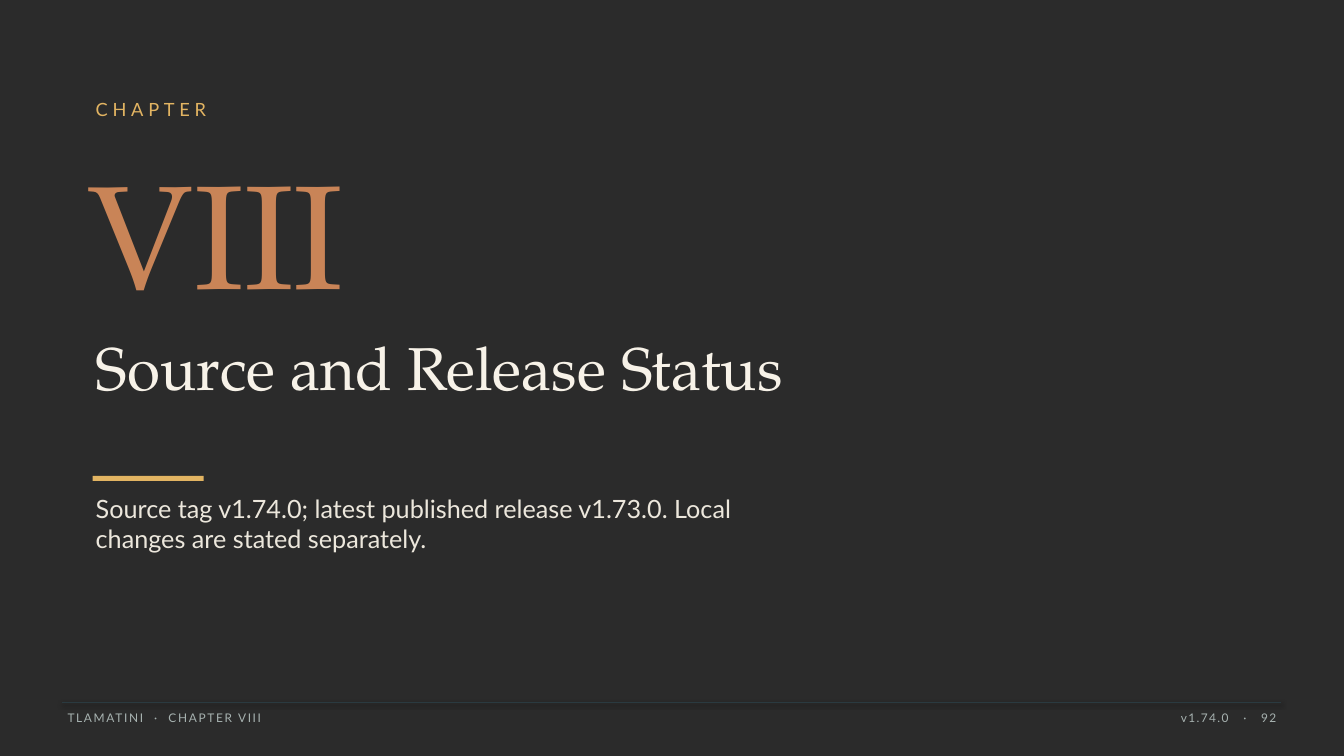
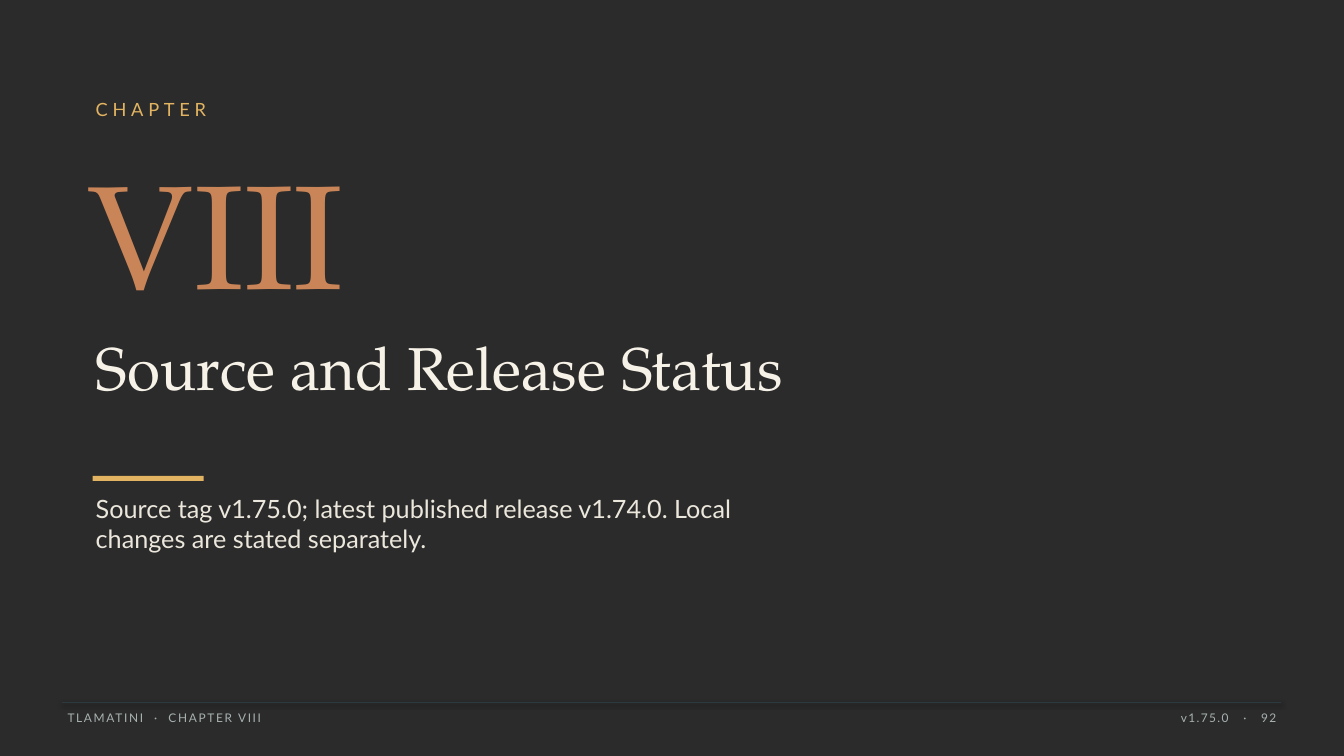
Before and after one commit to XAIHT/Tlamatini, a slide deck: slide 92 of Tlamatini_eXtended_Artificial_Intelligence_Humanly_Tempered.pptx. Drawn at 1344x756 pixels with LibreOffice and Linux fonts; fonts in the diff are those of the drawing; background and template pictures are left out; a plain dark background stands for a picture behind light text. Boxes give left, top, right and bottom in pixels: in the first picture for what was removed or moved away, otherwise in the second. Text is boxed around its words. In the diff, an @@ line names an element or a change of style, - is before the commit and + after.

```diff
--- a/Tlamatini_eXtended_Artificial_Intelligence_Humanly_Tempered.pptx
+++ b/Tlamatini_eXtended_Artificial_Intelligence_Humanly_Tempered.pptx
@@ text at bbox=[96, 499, 731, 552]: text changed @@
-Source tag v1.74.0; latest published release v1.73.0. Local changes are stated separately.
+Source tag v1.75.0; latest published release v1.74.0. Local changes are stated separately.
@@ text at bbox=[1181, 713, 1276, 722]: text changed @@
-v1.74.0 · 92
+v1.75.0 · 92
```
Also in this commit, not shown: 130 other slides changed, 2 slides added, 1 slide removed, 32 other files.
